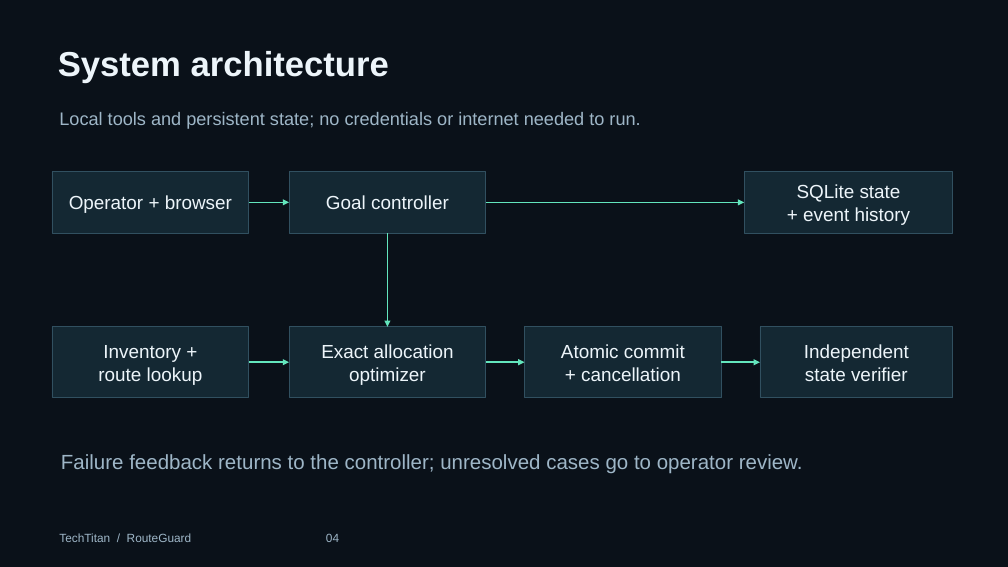
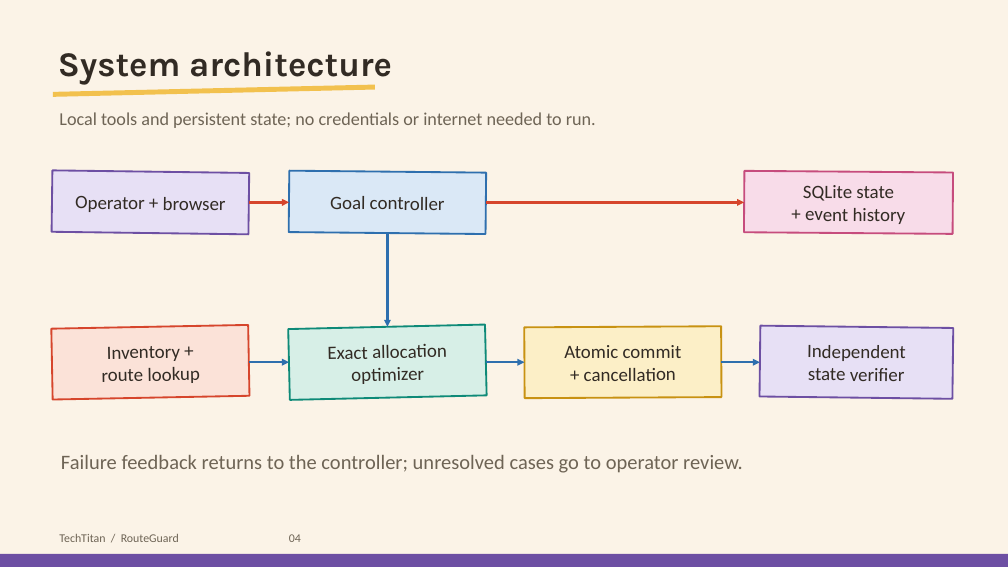
Before and after one commit to realgauravvyas/TechTitan-RouteGuard-Agentic, a slide deck: slide 4 of submission/TechTitan_presentation_agentic.pptx. Drawn at 1008x567 pixels with LibreOffice and Linux fonts; fonts in the diff are those of the drawing. Boxes give left, top, right and bottom in pixels: in the first picture for what was removed or moved away, otherwise in the second. Text is boxed around its words. In the diff, an @@ line names an element or a change of style, - is before the commit and + after.

```diff
--- a/submission/TechTitan_presentation_agentic.pptx
+++ b/submission/TechTitan_presentation_agentic.pptx
@@ background #0A1119 to #FBF3E7 @@
@@ text "System architecture" at [58,51,392,84]: font Arial to Karla, text colour #EDF5FA to #322B24 @@
@@ rectangle added at [53,85,375,97], fill #F2C14E @@
@@ rectangle "Operator + browser" at [52,170,249,234]: font Arial to Calibri, text colour #EDF5FA to #322B24; fill #142833 to #E7E0F5; outline #315060 0.75 pt to #6D4FA3 1.75 pt @@
@@ rectangle "Goal controller" at [289,171,486,234]: font Arial to Calibri, text colour #EDF5FA to #322B24; fill #142833 to #DAE8F6; outline #315060 0.75 pt to #2E6FAE 1.75 pt @@
@@ rectangle "SQLite state" at [744,171,953,234]: font Arial to Calibri, text colour #EDF5FA to #322B24; fill #142833 to #F8DCE9; outline #315060 0.75 pt to #C64C7D 1.75 pt @@
@@ arrow (249, 203) - (289, 203): stroke #63E6BD 1.5 pt to #D6452C 2.25 pt @@
@@ arrow (486, 203) - (744, 203): stroke #63E6BD 1.5 pt to #D6452C 2.25 pt @@
@@ arrow (387, 233) - (387, 327): stroke #63E6BD 1.5 pt to #2E6FAE 2.25 pt @@
@@ rectangle "Inventory +" at [52,325,249,400]: font Arial to Calibri, text colour #EDF5FA to #322B24; fill #142833 to #FBE2D8; outline #315060 0.75 pt to #D6452C 1.75 pt; rotation 0 to 358 degrees @@
@@ rectangle "Exact allocation" at [288,324,486,400]: font Arial to Calibri, text colour #EDF5FA to #322B24; fill #142833 to #D7EFE7; outline #315060 0.75 pt to #0E8A78 1.75 pt; rotation 0 to 358 degrees @@
@@ rectangle "Atomic commit" at [525,326,722,398]: font Arial to Calibri, text colour #EDF5FA to #322B24; fill #142833 to #FCEFC7; outline #315060 0.75 pt to #C89212 1.75 pt; rotation 0 to 359 degrees @@
@@ rectangle "Independent" at [760,325,953,399]: font Arial to Calibri, text colour #EDF5FA to #322B24; fill #142833 to #E7E0F5; outline #315060 0.75 pt to #6D4FA3 1.75 pt @@
@@ arrow (249, 362) - (289, 362): stroke #63E6BD 1.5 pt to #2E6FAE 2.25 pt @@
@@ arrow (486, 362) - (525, 362): stroke #63E6BD 1.5 pt to #2E6FAE 2.25 pt @@
@@ arrow (721, 362) - (760, 362): stroke #63E6BD 1.5 pt to #2E6FAE 2.25 pt @@
@@ font Arial to Calibri, text colour #9EB6C7 to #6E6455 in 3 elements at [59,112,596,128], [59,534,301,542], [61,455,743,473] @@
@@ rectangle added at [0,554,1008,567], fill #6D4FA3 @@
```
Also in this commit, not shown: 9 other slides changed, 1 other file.
